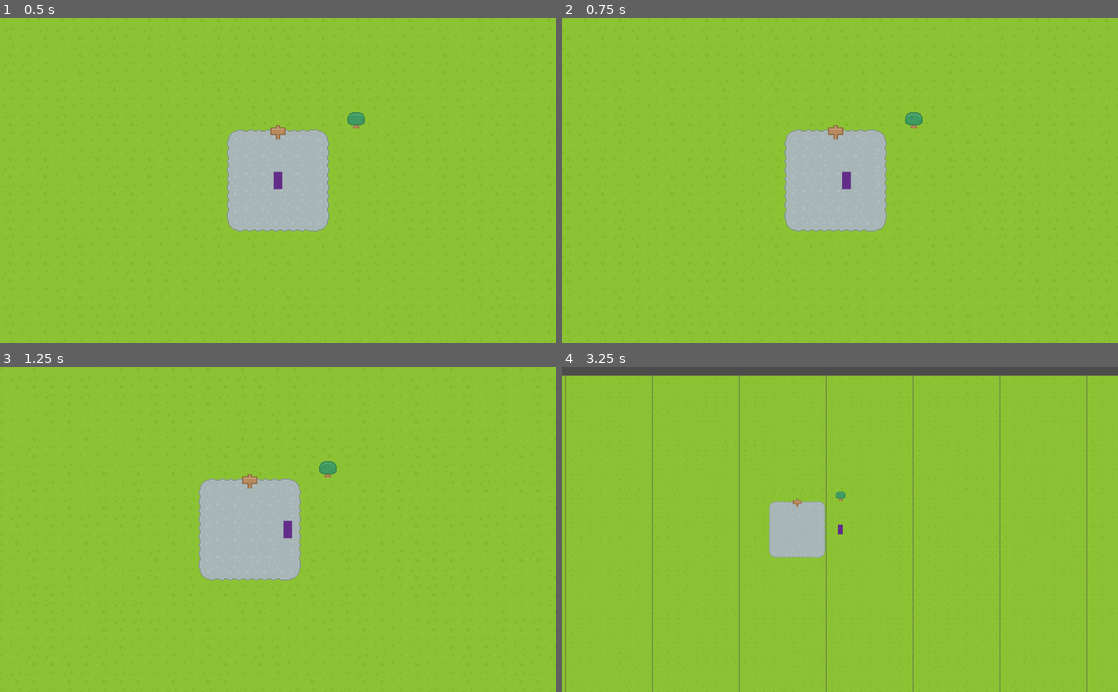
Above: before the commit, frames 1-4 (two rows, left to right).
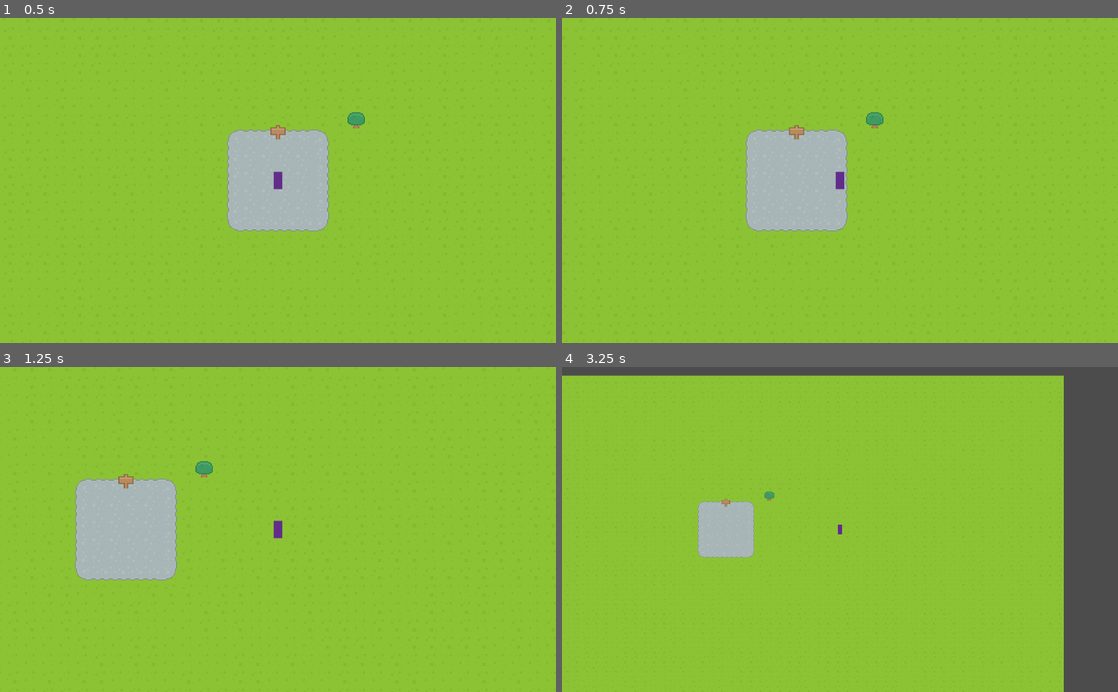
Above: after the commit, the same moments.

Repository: acleverpun/waves
Game: Godot game, scene res://src/states/main.tscn
Two runs of this game, one before a commit and one after it. Both use one fixed random seed, a clock stepped at 60 frames per second and the inputs below.
Inputs (mouse positions are in pixels of both pictures, inside the frame that each line leads up to):
- Up to frame 1 (0.5 s): no input
- Up to frame 2 (0.75 s): tap Enter at 0.5 s; move the mouse to (962, 164) at 0.52 s; hold E (move.right) from 0.53 s (still down); hold Alt (move.run, bound only after the commit) from 0.53 s (still down); click (962, 164) at 0.67 s
- Up to frame 3 (1.25 s): keep holding E (move.right); keep holding Alt (move.run, bound only after the commit)
- Up to frame 4 (3.25 s): release E (move.right) at 1.25 s; release Alt (move.run, bound only after the commit) at 1.25 s; drag from (728, 545) to (812, 594) at 1.27 s; move the mouse to (895, 458) at 2.02 s; hold E (move.right) 2.03-2.75 s; hold Mouse wheel down (cam.zoom-out) 2.03-2.75 s; tap Alt (move.run, bound only after the commit) at 2.3 s; drag from (812, 594) to (673, 480) at 2.77 s

Frame 1 is identical in both runs. In frame 2, 5.1% of the frame differs, in the area x 33-65%, y 29-66%; in frame 3, 12%; in frame 4, 14%, in the area x 0-100%, y 2-100%.

Commit message:
Added ability to run, mostly for easy testing.
Signed-off-by: Ross Hadden <rosshadden@gmail.com>

Diff:
--- a/project.godot
+++ b/project.godot
@@ -74,6 +74,11 @@
 "events": [ Object(InputEventMouseButton,"resource_local_to_scene":false,"resource_name":"","device":0,"alt":false,"shi …(212 unchanged characters)…
  ]
 }
+move.run={
+"deadzone": 0.5,
+"events": [ Object(InputEventKey,"resource_local_to_scene":false,"resource_name":"","device":0,"alt":false,"shift":false,"control":false,"meta":false,"command":false,"pressed":false,"scancode":16777240,"unicode":0,"echo":false,"script":null)
+ ]
+}
 
 [node]
 
--- a/src/actors/player.tscn
+++ b/src/actors/player.tscn
@@ -30,5 +30,4 @@
 [node name="cam" type="Camera2D" parent="."]
 current = true
 zoom = Vector2( 0.5, 0.5 )
-smoothing_enabled = true
 script = ExtResource( 4 )
--- a/src/components/mover.gd
+++ b/src/components/mover.gd
@@ -7,6 +7,7 @@
 const RIGHT = Vector2(1, 0)
 
 export var speed = 50.0
+export var runMod = 4.0
 
 onready var host = get_parent().get_parent()
 
@@ -18,6 +19,8 @@
 func movement(dt):
 	velocity = ZERO
 
+	var speedMod = 1.0
+
 	if Input.is_action_pressed("move.up"):
 		velocity += UP
 	if Input.is_action_pressed("move.down"):
@@ -27,6 +30,9 @@
 	if Input.is_action_pressed("move.right"):
 		velocity += RIGHT
 
+	if Input.is_action_pressed("move.run"):
+		speedMod = runMod
+
 	velocity = velocity.clamped(1)
 
-	host.move_and_slide(velocity * speed)
+	host.move_and_slide(velocity * speed * speedMod)
